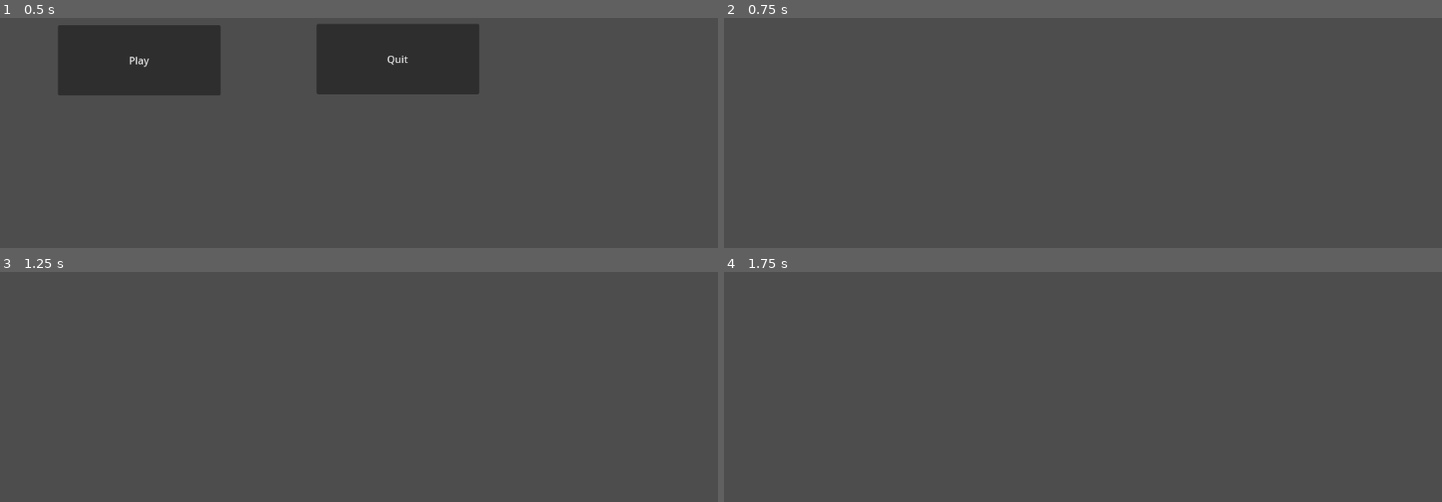
Above: before the commit, frames 1-4 (two rows, left to right).
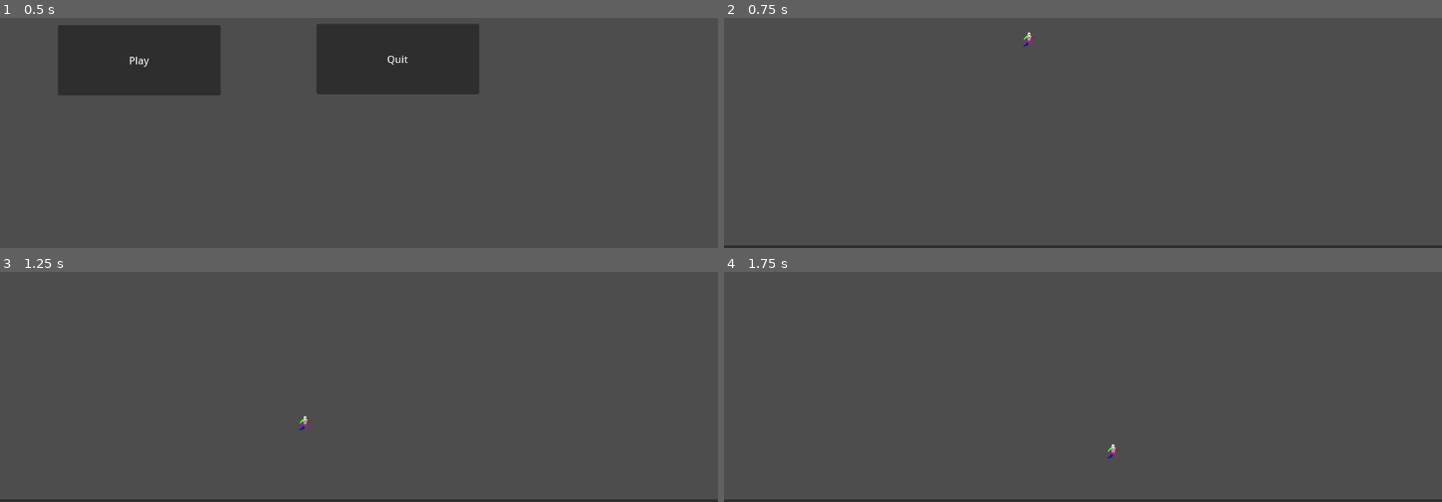
Above: after the commit, the same moments.

Repository: bburciaga/giggle-gauntlet
Game: Godot game, scene res://main.tscn
Two runs of this game, one before a commit and one after it. Both use one fixed random seed, a clock stepped at 60 frames per second and the inputs below.
Inputs:
- Up to frame 1 (0.5 s): no input
- Up to frame 2 (0.75 s): click "Play" at 0.5 s
- Up to frame 3 (1.25 s): no input
- Up to frame 4 (1.75 s): tap Enter (ui_accept) at 1.25, 1.52 s; hold Right (ui_right) from 1.28 s (still down)

Frame 1 is identical in both runs. In frame 2, 1.2% of the frame differs, in the area x 0-100%, y 6-100%; in frame 3, 1.2%; in frame 4, 1.2%, in the area x 0-100%, y 74-100%.

Commit message:
added panel

Diff:
--- a/world.tscn
+++ b/world.tscn
@@ -1,3 +1,30 @@
-[gd_scene format=3 uid="uid://7hffvhse5e1p"]
+[gd_scene load_steps=4 format=3 uid="uid://7hffvhse5e1p"]
+
+[ext_resource type="PackedScene" uid="uid://clhmrsqbyjwkw" path="res://Player/Player.tscn" id="1_2ti2f"]
+
+[sub_resource type="RectangleShape2D" id="RectangleShape2D_tanib"]
+size = Vector2(1171, 15)
+
+[sub_resource type="RectangleShape2D" id="RectangleShape2D_sdfqw"]
+size = Vector2(14, 663)
 
 [node name="World" type="Node2D"]
+
+[node name="CharacterBody2D" parent="." instance=ExtResource("1_2ti2f")]
+position = Vector2(489, 298)
+
+[node name="StaticBody2D" type="StaticBody2D" parent="."]
+position = Vector2(7, 332.5)
+
+[node name="wall-bottom" type="CollisionShape2D" parent="StaticBody2D"]
+position = Vector2(568.5, 322)
+shape = SubResource("RectangleShape2D_tanib")
+
+[node name="wall-left" type="CollisionShape2D" parent="StaticBody2D"]
+shape = SubResource("RectangleShape2D_sdfqw")
+
+[node name="PanelContainer" type="PanelContainer" parent="."]
+offset_left = -4.0
+offset_top = 644.0
+offset_right = 1163.0
+offset_bottom = 663.0
